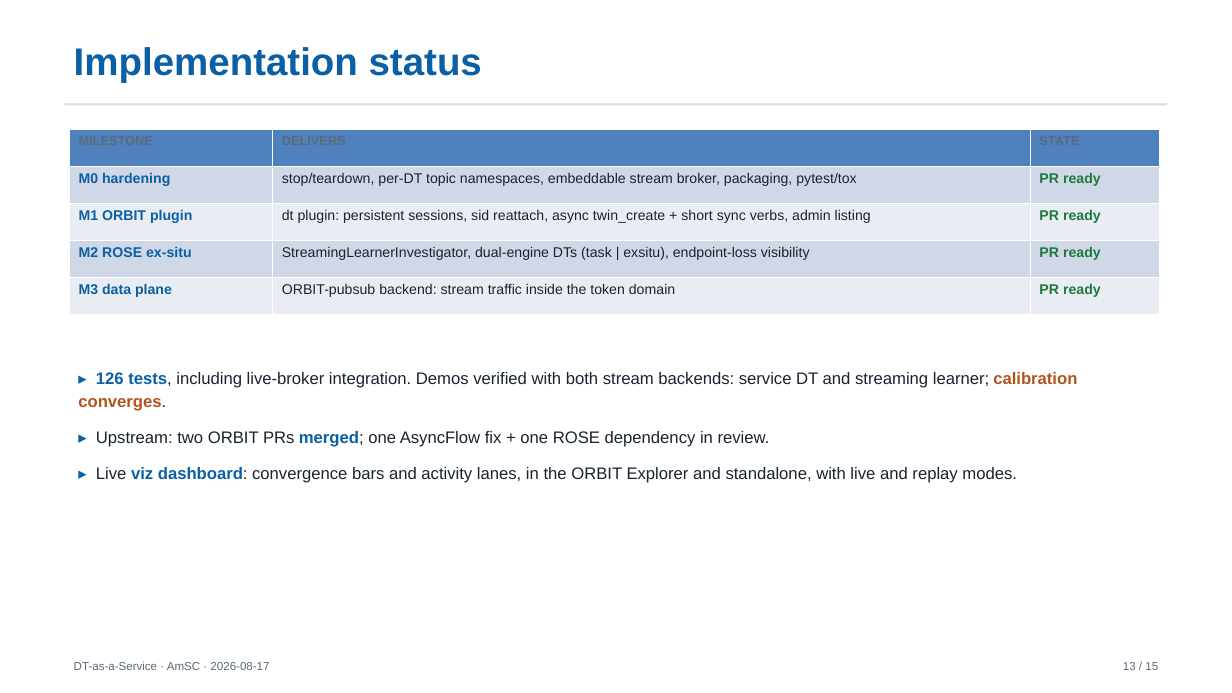
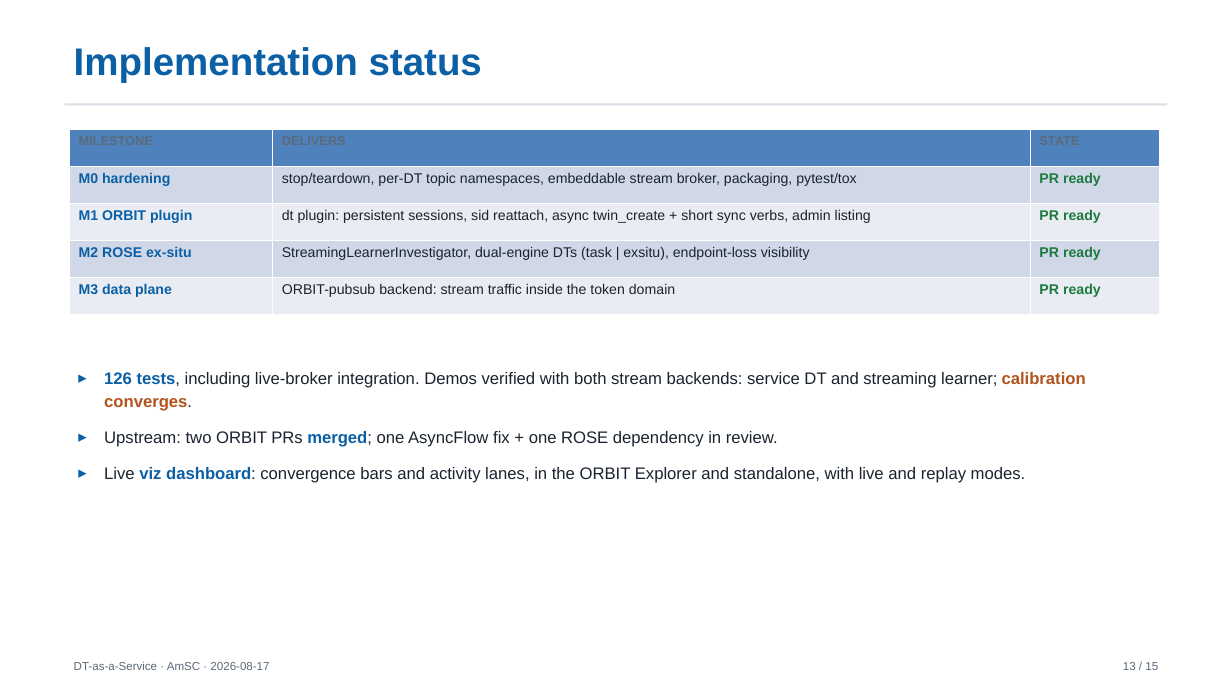
Before and after one commit to radical-collaboration/amsc, a slide deck: slide 13 of presentations/2026-08-17-dtaas.pptx. Drawn at 1232x693 pixels with LibreOffice and Linux fonts; fonts in the diff are those of the drawing. Boxes give left, top, right and bottom in pixels: in the first picture for what was removed or moved away, otherwise in the second. Text is boxed around its words. In the diff, an @@ line names an element or a change of style, - is before the commit and + after.

```diff
--- a/presentations/2026-08-17-dtaas.pptx
+++ b/presentations/2026-08-17-dtaas.pptx
@@ text at box(104, 372, 1086, 483): text changed @@
-▸ 126 tests, including live-broker integration. Demos verified with both stream backends: service DT and streaming learner; calibration converges.
-▸ Upstream: two ORBIT PRs merged; one AsyncFlow fix + one ROSE dependency in review.
-▸ Live viz dashboard: convergence bars and activity lanes, in the ORBIT Explorer and standalone, with live and replay modes.
+▸ 126 tests, including live-broker integration. Demos verified with both stream backends: service DT and streaming learner; calibration converges.
+▸ Upstream: two ORBIT PRs merged; one AsyncFlow fix + one ROSE dependency in review.
+▸ Live viz dashboard: convergence bars and activity lanes, in the ORBIT Explorer and standalone, with live and replay modes.
```
Also in this commit, not shown: 6 other slides changed.
